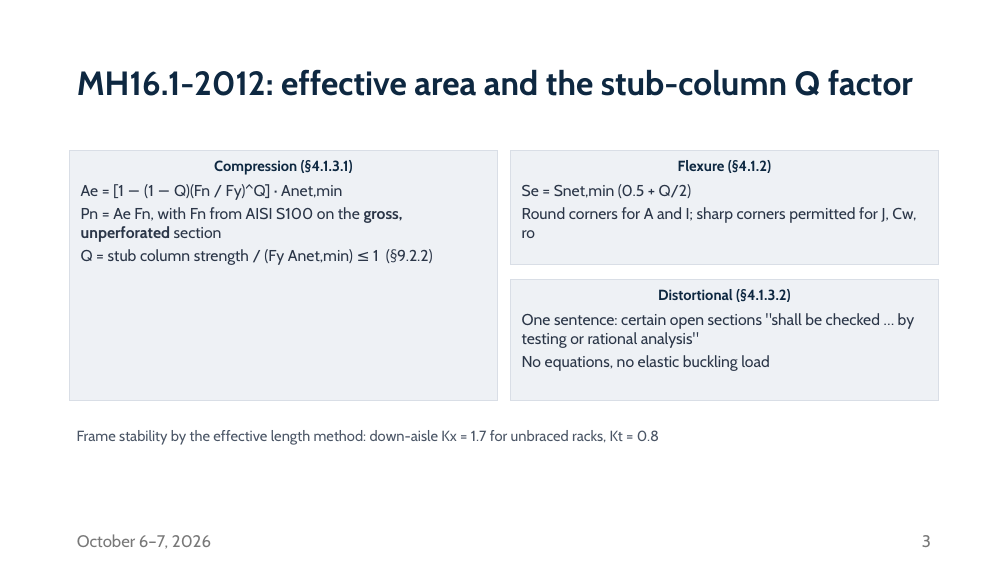
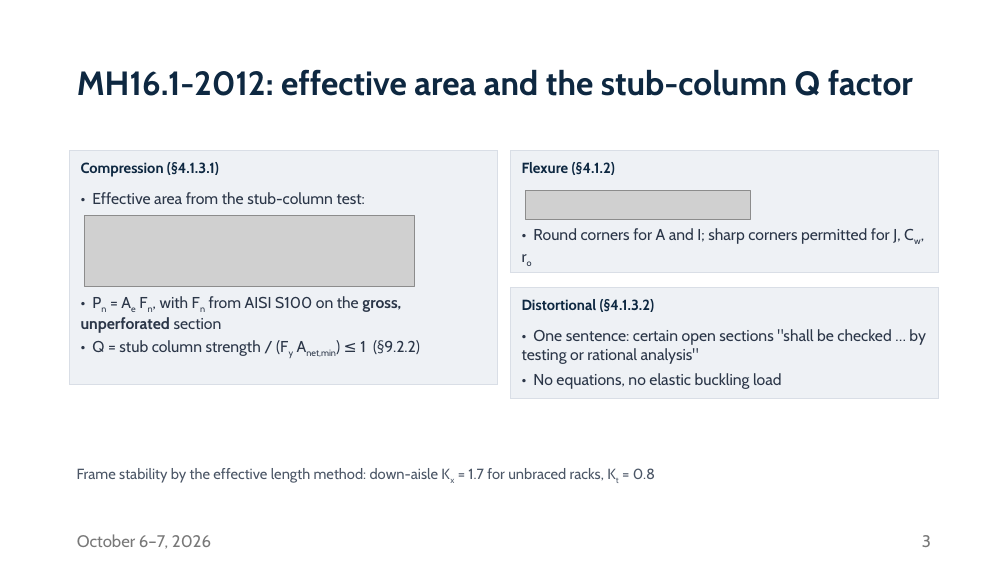
Before and after one commit to runtosolve/ICCFSS2026_MoenRackStandards, a slide deck: slide 3 of Moen_ICCFSS_2026_rack_standards.pptx. Drawn at 1008x567 pixels with LibreOffice and Linux fonts; fonts in the diff are those of the drawing; grey boxes stand for pictures. Boxes give left, top, right and bottom in pixels: in the first picture for what was removed or moved away, otherwise in the second. Text is boxed around its words. In the diff, an @@ line names an element or a change of style, - is before the commit and + after.

```diff
--- a/Moen_ICCFSS_2026_rack_standards.pptx
+++ b/Moen_ICCFSS_2026_rack_standards.pptx
@@ rectangle: place and size @@
-rectangle at bbox=[70, 151, 498, 401]
+rectangle at bbox=[70, 151, 498, 384]
@@ text in rectangle at bbox=[81, 160, 433, 265]: text removed @@
-Compression (§4.1.3.1)
-Ae = [1 − (1 − Q)(Fn / Fy)^Q] · Anet,min
-Pn = Ae Fn, with Fn from AISI S100 on the gross, unperforated section
-Q = stub column strength / (Fy Anet,min) ≤ 1 (§9.2.2)
@@ text added at bbox=[81, 162, 219, 177], 14 pt, text #0E2841, bold @@
+Compression (§4.1.3.1)
@@ rectangle: place and size @@
-rectangle at bbox=[510, 151, 939, 265]
+rectangle at bbox=[510, 151, 939, 273]
@@ text in rectangle at bbox=[522, 160, 916, 238]: text removed @@
-Flexure (§4.1.2)
-Se = Snet,min (0.5 + Q/2)
-Round corners for A and I; sharp corners permitted for J, Cw, ro
@@ text added at bbox=[522, 162, 615, 175], 14 pt, text #0E2841, bold @@
+Flexure (§4.1.2)
@@ text added at bbox=[92, 192, 365, 204], 15 pt, text #2B3648 @@
+• Effective area from the stub-column test:
@@ picture added at bbox=[526, 191, 750, 219] @@
@@ picture added at bbox=[85, 216, 415, 287] @@
@@ text added at bbox=[533, 228, 900, 244], 15 pt, text #2B3648 @@
+• Round corners for A and I; sharp corners permitted for J, Cw, ro
@@ text added at bbox=[81, 296, 401, 333], 15 pt, text #2B3648 @@
+• Pn = Ae Fn, with Fn from AISI S100 on the gross, unperforated section
@@ rectangle added at bbox=[510, 288, 939, 399], fill #EEF1F5, outline #D9DEE6 1 pt @@
@@ text added at bbox=[522, 299, 655, 312], 14 pt, text #0E2841, bold @@
+Distortional (§4.1.3.2)
@@ text "• One sentence: certain open ...": place and size @@
-text "• One sentence: certain open ..." at bbox=[510, 280, 939, 401]
+text "• One sentence: certain open ..." at bbox=[522, 329, 926, 364]
@@ text "• One sentence: certain open ..." at bbox=[522, 329, 926, 364]: fill #EEF1F5 to none; outline #D9DEE6 1 pt to none @@
@@ text at bbox=[522, 329, 926, 364]: text changed @@
-Distortional (§4.1.3.2)
-One sentence: certain open sections "shall be checked … by testing or rational analysis"
-No equations, no elastic buckling load
+• One sentence: certain open sections "shall be checked … by testing or rational analysis"
@@ text added at bbox=[92, 340, 420, 357], 15 pt, text #2B3648 @@
+• Q = stub column strength / (Fy Anet,min) ≤ 1 (§9.2.2)
@@ text added at bbox=[533, 373, 782, 389], 15 pt, text #2B3648 @@
+• No equations, no elastic buckling load
@@ text "Frame stability by the effective ...": place and size @@
-text "Frame stability by the effective ..." at bbox=[77, 430, 659, 445]
+text "Frame stability by the effective ..." at bbox=[77, 468, 655, 483]
@@ text "Frame stability by the effective ..." at bbox=[77, 468, 655, 483]: now subscript in "Kx Kt" @@
```
Also in this commit, not shown: 7 other slides changed, 13 other files.
